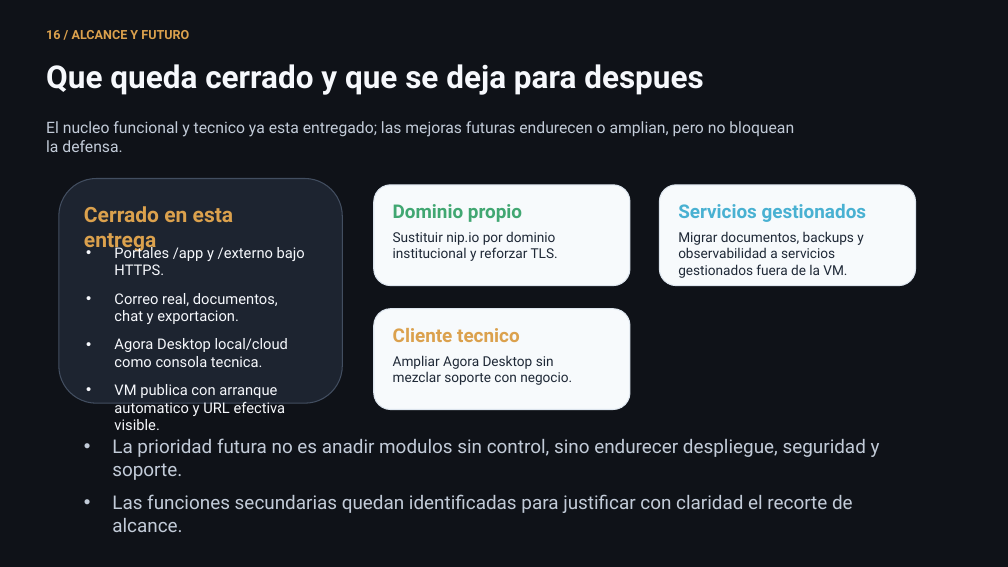
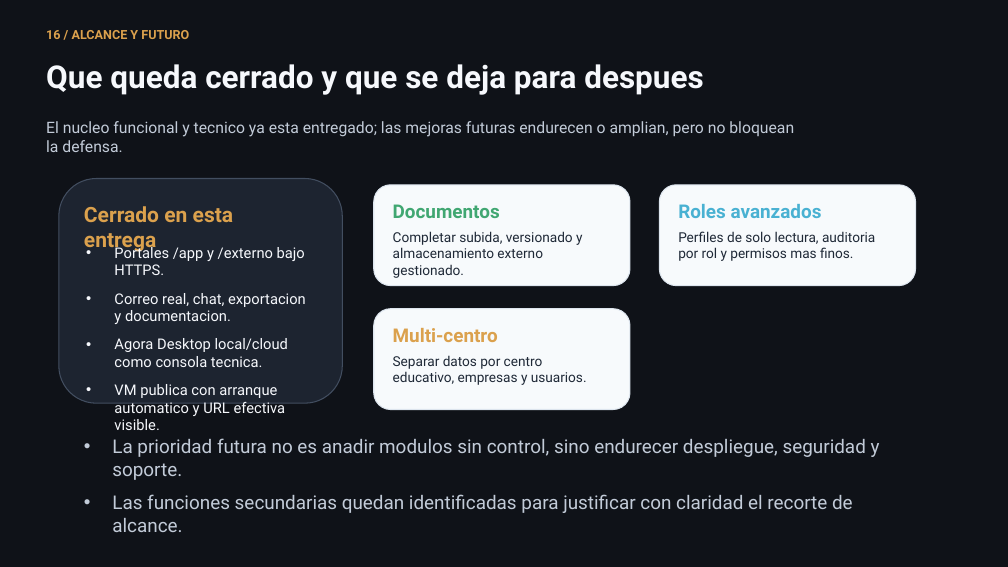
Before and after one commit to lmendez861/TFG-Agora, a slide deck: slide 17 of docs/presentacion-defensa-final.pptx. Drawn at 1008x567 pixels with LibreOffice and Linux fonts; fonts in the diff are those of the drawing. Boxes give left, top, right and bottom in pixels: in the first picture for what was removed or moved away, otherwise in the second. Text is boxed around its words. In the diff, an @@ line names an element or a change of style, - is before the commit and + after.

Commit message:
Refine defense scope and roles slides

```diff
--- a/docs/presentacion-defensa-final.pptx
+++ b/docs/presentacion-defensa-final.pptx
@@ text at (393,204,500,218): text changed @@
-Dominio propio
+Documentos
@@ text at (678,204,822,218): text changed @@
-Servicios gestionados
+Roles avanzados
@@ text at (393,231,582,278): text changed @@
-Sustituir nip.io por dominio institucional y reforzar TLS.
+Completar subida, versionado y almacenamiento externo gestionado.
@@ text at (678,231,875,261): text changed @@
-Migrar documentos, backups y observabilidad a servicios gestionados fuera de la VM.
+Perfiles de solo lectura, auditoria por rol y permisos mas finos.
@@ text at (114,293,306,324): text changed @@
-• Correo real, documentos, chat y exportacion.
+• Correo real, chat, exportacion y documentacion.
@@ text at (393,328,498,342): text changed @@
-Cliente tecnico
+Multi-centro
@@ text at (393,355,587,385): text changed @@
-Ampliar Agora Desktop sin mezclar soporte con negocio.
+Separar datos por centro educativo, empresas y usuarios.
```
Also in this commit, not shown: 5 other slides changed, 1 slide added, 1 slide removed, 5 other files.
